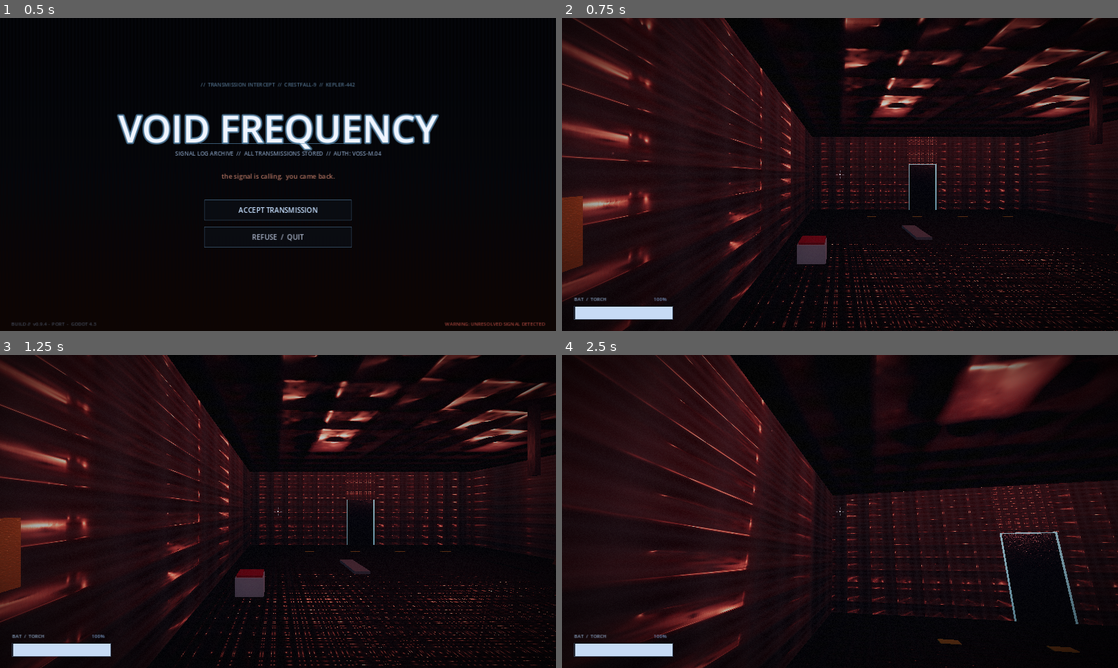
Above: before the commit, frames 1-4 (two rows, left to right).
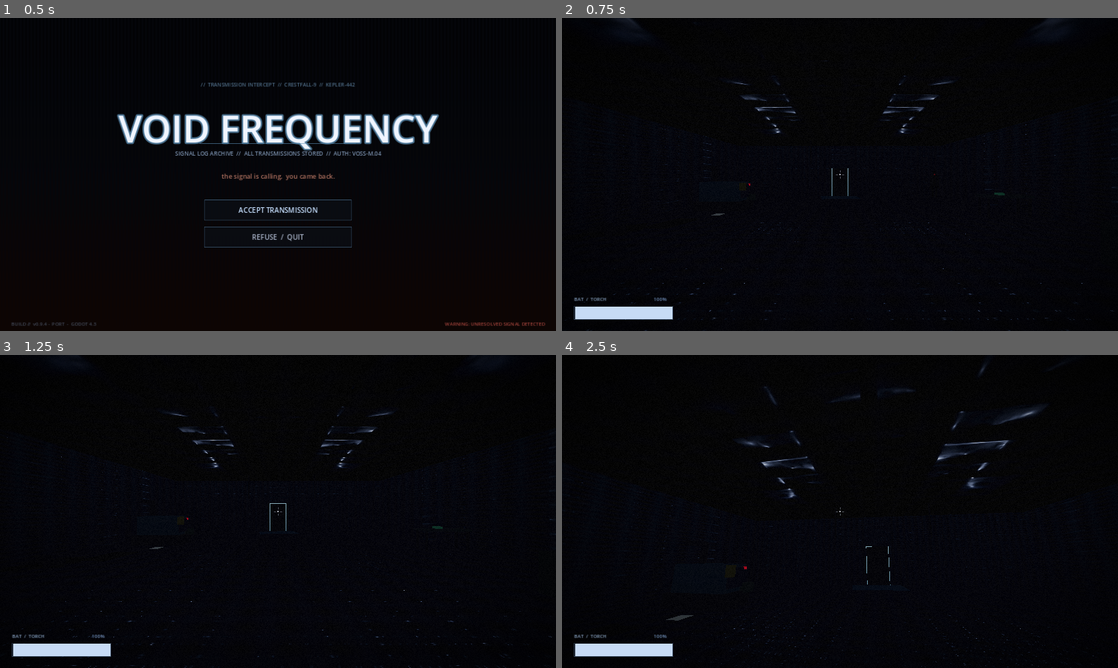
Above: after the commit, the same moments.

Repository: jakob265/horror
Game: Godot game, scene res://scenes/main.tscn
Same seed, same stepped clock (60 frames per second), same inputs: the game is played once before the commit and once after it.
Inputs (mouse positions are in pixels of both pictures, inside the frame that each line leads up to):
- Up to frame 1 (0.5 s): no input
- Up to frame 2 (0.75 s): click "ACCEPT TRANSMISSION" at 0.5 s
- Up to frame 3 (1.25 s): no input
- Up to frame 4 (2.5 s): tap Enter at 1.25 s; move the mouse to (867, 511) at 1.27 s; hold Ctrl (crouch) 1.28-2.03 s; hold W (move_forward) from 1.28 s (still down); tap Space at 1.52, 2.27 s; move the mouse to (812, 511) at 2.02 s; tap E (interact) at 2.1 s

Frame 1 is identical in both runs. In frame 2, 38% of the frame differs, in the area x 0-100%, y 0-100%; in frame 3, 37%; in frame 4, 43%.

Commit message:
Add VESPER Act 1: The Surface (vertical slice)
The dark, dead loading bay of Vesper Station. Find diesel, fuel and start the
aux generator (use_item puzzle) to release the inner door. Exercises the dark
rig, lamp + battery survival, world pickups, inventory, and a first
look-away-and-it's-gone glimpse. Adds the arrival dispatch + an ominous bay
scrawl, and repoints the act1 slot to the new scene. New Game now starts here;
the slice exits into the (still old) act2 for now.

https://claude.ai/code/session_01HfxPrm2HXwdjVL4tw9a6S6

Diff:
--- a/godot/autoload/notes_data.gd
+++ b/godot/autoload/notes_data.gd
@@ -6,9 +6,20 @@
 	"note_1", "note_2", "note_3", "note_4", "note_5", "note_6", "note_7",
 	"note_8", "note_9", "note_10", "note_11", "note_12", "note_13",
 	"note_14", "note_15", "note_16", "note_17", "note_18",
+	"v_arrival", "v_bay",
 ]
 
 const ALL := {
+	"v_arrival": {
+		"title": "RELIEF DISPATCH - Vesper Station",
+		"location": "Clipboard, loading bay",
+		"body": "CONTRACT 4471-K. You're the relief tech. You already know the shape of it: Vesper went quiet twenty-one days ago, mid-storm, and the company would rather pay you than write off the hardware.\n\nLast packet we logged was four seconds of carrier and one word, repeated, that the decoder won't print. Probably ice on the dish. Probably.\n\nJob's simple. Get the aux generator lit so the locks and the heat come back. Find the six of them - Kael, Renn, Pak, Bell, Frey, Sundqvist - and sit tight. The traverse comes for all of you when the weather breaks. Not before.\n\nYour lamp is the only light that works down here until you fix that. [F] switches it. [R] drops in a fresh cell when one dies - and they die fast, so don't burn light you don't need."
+	},
+	"v_bay": {
+		"title": "Scratched into the generator housing",
+		"location": "Loading bay",
+		"body": "WE CUT THE POWER OURSELVES. don't undo it. it follows the light - the bright rooms are where they went.\n\nif you lit the gen to read this then turn it off and go back up the ice while you still cast a shadow worth keeping.\n\n- too late for Bell"
+	},
 	"note_1": {
 		"title": "Personal Recorder - Dr. Mara Voss",
 		"location": "Cryo Bay floor",
--- a/godot/autoload/scene_router.gd
+++ b/godot/autoload/scene_router.gd
@@ -4,7 +4,7 @@
 signal scene_changed(act_name: String)
 
 const ACT_SCENES := {
-	"act1":         "res://scenes/acts/act1_cryo.tscn",
+	"act1":         "res://scenes/acts/act1_surface.tscn",
 	"act2":         "res://scenes/acts/act2_decon.tscn",
 	"act_med":      "res://scenes/acts/act_med.tscn",
 	"act3":         "res://scenes/acts/act3_corridor.tscn",
--- /dev/null
+++ b/godot/scenes/acts/act1_surface.tscn
@@ -0,0 +1,6 @@
+[gd_scene load_steps=2 format=3 uid="uid://b1act1_surface"]
+
+[ext_resource type="Script" path="res://scripts/acts/act1_surface.gd" id="1"]
+
+[node name="act1_surface" type="Node3D"]
+script = ExtResource("1")
--- /dev/null
+++ b/godot/scripts/acts/act1_surface.gd
@@ -0,0 +1,178 @@
+extends Node3D
+# VESPER - ACT 1: THE SURFACE
+# You arrive at the dark, dead loading bay of Vesper Station. The aux generator
+# is out of fuel. Find the diesel, fuel it, and hit the starter to release the
+# inner door. Teaches the lamp + battery (R to reload), pickups, inventory (I),
+# and the use_item puzzle pattern. No hunter yet - just a glimpse in the dark.
+
+var exit_door: Node3D = null
+var status_light: MeshInstance3D = null
+var fueled := false
+var started := false
+var powered := false
+
+
+func _ready() -> void:
+	ActUtil.light_rig_dark(self, 0.14, 0.019)
+	ActUtil.add_dust_motes(self, Vector3(0, 1.8, 0), Vector3(9, 2.2, 10), 70,
+		Color(0.80, 0.86, 0.98, 0.16))
+
+	# Loading bay: 18 x 20 x 4.5, single room.
+	var wall := Color(0.34, 0.36, 0.40)
+	Chamber.add_floor_ceiling(self, 18, 20, 4.5, Color(0.46, 0.49, 0.55), Color(0.16, 0.17, 0.20))
+	Chamber.add_wall(self, "x", -9, -10, 10, 4.5, wall)
+	Chamber.add_wall(self, "x", 9, -10, 10, 4.5, wall)
+	Chamber.add_wall(self, "z", 10, -9, 9, 4.5, wall)
+	Chamber.add_wall(self, "z", -10, -9, 9, 4.5, wall, 0.0)
+
+	# Inner door (north) - sealed until power is restored.
+	exit_door = Chamber.add_door(self, "z", -10 + 0.05, 0, "INNER DOOR",
+		Color(0.26, 0.30, 0.36), Callable(), "", true)
+
+	_build_generator()
+	_build_clutter()
+
+	# Pickups.
+	_make_pickup(Vector3(6.6, 0.32, 3.2), Vector3(0.34, 0.5, 0.26), Color(0.74, 0.16, 0.12),
+		"diesel_can", "Take the diesel can")
+	_make_pickup(Vector3(7.2, 1.0, -1.2), Vector3(0.2, 0.1, 0.34), Color(0.45, 0.78, 0.5),
+		"spare_battery", "Take the spare cell")
+
+	# Notes.
+	Interactable.make_note(self, Vector3(0.9, 0.04, 7.0), "v_arrival", "Read the dispatch")
+	Interactable.make_note(self, Vector3(-5.6, 0.04, -1.4), "v_bay", "Read the scrawl")
+
+	# The dead and their blood.
+	ActUtil.corpse(self, Vector3(-7.6, 0, 1.4), 64.0, true, Color(0.20, 0.22, 0.16))
+	ActUtil.blood_decal(self, Vector3(-6.4, 0.02, 0.2), Vector2(1.6, 1.1))
+	ActUtil.blood_wall(self, Vector3(-8.88, 1.4, 2.2), Vector2(1.3, 1.7), 90.0)
+	ActUtil.corpse(self, Vector3(7.0, 0, 6.6), -120.0, true, Color(0.16, 0.18, 0.22))
+
+	# Dread: something stands in the far dark and is gone when you look.
+	ActUtil.haunt(self, {
+		"intensity": 0.18, "flicker": true, "flicker_rate": 0.8,
+		"peekers": [{"pos": Vector3(7.6, 0, -8.4), "kind": HorrorShape.KIND_HARGROVE, "rot": 205.0}],
+	})
+
+	# Spawn near the south doors, facing into the bay.
+	if GameState.player:
+		GameState.player.global_position = Vector3(0, 0.5, 8.0)
+		GameState.player.rotation_degrees.y = 0.0
+
+
+func _process(_dt: float) -> void:
+	if powered and GameState.player and GameState.player.global_position.z < -9.5:
+		SceneRouter.transition_to("act2")
+
+
+# --- Build helpers --------------------------------------------------------
+
+func _build_generator() -> void:
+	var metal := Color(0.28, 0.30, 0.33)
+	var dark := Color(0.14, 0.15, 0.17)
+	Chamber.make_prop_box(self, Vector3(2.4, 0.5, 1.4), Vector3(-6.2, 0.25, -3.0), dark)
+	Chamber.make_prop_box(self, Vector3(2.1, 1.05, 1.1), Vector3(-6.2, 0.95, -3.0), metal)
+	Chamber.make_prop_box(self, Vector3(0.18, 1.4, 0.18), Vector3(-7.0, 1.6, -3.4), dark, false)
+	Chamber.make_prop_box(self, Vector3(0.18, 0.18, 0.9), Vector3(-7.0, 2.25, -3.0), dark, false)
+	Chamber.make_prop_box(self, Vector3(0.12, 0.7, 0.9), Vector3(-5.12, 1.0, -3.0), Color(0.20, 0.21, 0.24), false)
+	# Status light (red = dead).
+	status_light = _emissive_box(Vector3(0.12, 0.12, 0.05), Vector3(-5.05, 1.32, -3.35), Color(0.90, 0.12, 0.10), 1.2)
+	# Fuel port (needs the diesel can).
+	var port := Chamber.make_prop_box(self, Vector3(0.34, 0.34, 0.40), Vector3(-5.0, 0.6, -3.5), Color(0.32, 0.30, 0.22))
+	Interactable.attach(port, "Pour in the diesel", "use_item", {
+		"required_item": "diesel_can", "consume": true,
+		"on_use": Callable(self, "_fuel_generator"),
+		"locked_text": "The tank's bone dry. It runs on diesel - find a can.",
+	})
+	# Starter.
+	var starter := Chamber.make_prop_box(self, Vector3(0.26, 0.40, 0.18), Vector3(-5.0, 1.25, -2.5), Color(0.50, 0.42, 0.12))
+	Interactable.attach(starter, "Hit the starter", "trigger_event", {"callback": Callable(self, "_start_generator")})
+
+
+func _build_clutter() -> void:
+	var crate := Color(0.30, 0.26, 0.18)
+	Chamber.make_prop_box(self, Vector3(1.1, 1.0, 1.1), Vector3(7.4, 0.5, 4.0), crate)
+	Chamber.make_prop_box(self, Vector3(1.0, 0.9, 1.0), Vector3(6.0, 0.45, 4.2), crate)
+	Chamber.make_prop_box(self, Vector3(1.1, 0.6, 1.1), Vector3(7.4, 1.3, 4.0), crate)
+	# Workbench (east) - the spare cell sits on it.
+	Chamber.make_prop_box(self, Vector3(2.0, 0.10, 0.8), Vector3(7.4, 0.9, -1.2), Color(0.30, 0.27, 0.22))
+	for lx in [6.5, 8.3]:
+		for lz in [-1.5, -0.9]:
+			Chamber.make_prop_box(self, Vector3(0.08, 0.9, 0.08), Vector3(lx, 0.45, lz), Color(0.20, 0.18, 0.15), false)
+	# Shelving (south wall).
+	Chamber.make_prop_box(self, Vector3(3.0, 0.08, 0.5), Vector3(-5.0, 1.4, 9.5), Color(0.26, 0.24, 0.20), false)
+	Chamber.make_prop_box(self, Vector3(3.0, 0.08, 0.5), Vector3(-5.0, 0.8, 9.5), Color(0.26, 0.24, 0.20), false)
+	# Hanging chains.
+	for cx in [-2.0, 2.5]:
+		Chamber.make_prop_box(self, Vector3(0.06, 1.6, 0.06), Vector3(cx, 3.4, -6.0), Color(0.14, 0.14, 0.16), false)
+	# Snow blown in under the south doors + frost glaze by the inner door.
+	Chamber.make_prop_box(self, Vector3(3.0, 0.2, 1.2), Vector3(3.0, 0.1, 9.2), Color(0.80, 0.84, 0.90), false)
+	ActUtil.blood_decal(self, Vector3(0, 0.02, -8.5), Vector2(3.0, 2.0), "up", Color(0.70, 0.78, 0.90, 0.25))
+
+
+func _make_pickup(pos: Vector3, size: Vector3, color: Color, item_id: String, prompt: String) -> void:
+	var body := Chamber.make_prop_box(self, size, pos, color, true, "pickup")
+	Interactable.attach(body, prompt, "collect_item", {"item_id": item_id})
+
+
+func _emissive_box(size: Vector3, pos: Vector3, color: Color, energy: float) -> MeshInstance3D:
+	var m := MeshInstance3D.new()
+	var b := BoxMesh.new()
+	b.size = size
+	m.mesh = b
+	m.position = pos
+	var mat := StandardMaterial3D.new()
+	mat.shading_mode = BaseMaterial3D.SHADING_MODE_PER_PIXEL
+	mat.albedo_color = color
+	mat.emission_enabled = true
+	mat.emission = color
+	mat.emission_energy_multiplier = energy
+	m.material_override = mat
+	add_child(m)
+	return m
+
+
+# --- Generator puzzle -----------------------------------------------------
+
+func _fuel_generator() -> void:
+	fueled = true
+	AudioManager.scrape()
+	InteractionManager.show_examine("Diesel glugs into the tank. Now the starter.", 3.5)
+
+
+func _start_generator() -> void:
+	if started:
+		return
+	if not fueled:
+		InteractionManager.show_examine("It just coughs and dies. The tank's empty - find diesel.", 3.5)
+		return
+	_power_on()
+
+
+func _power_on() -> void:
+	started = true
+	powered = true
+	AudioManager.door()
+	if status_light:
+		var m := status_light.material_override as StandardMaterial3D
+		if m:
+			m.albedo_color = Color(0.20, 0.90, 0.30)
+			m.emission = Color(0.20, 0.90, 0.30)
+	# A work light kicks on over the generator.
+	var lamp := OmniLight3D.new()
+	lamp.light_color = Color(0.85, 0.90, 1.0)
+	lamp.light_energy = 3.0
+	lamp.omni_range = 10.0
+	lamp.position = Vector3(-4.0, 3.2, -2.0)
+	add_child(lamp)
+	# Release the inner door.
+	if exit_door:
+		var t := exit_door.create_tween()
+		t.tween_property(exit_door, "position:y", Chamber.DOOR_H + Chamber.DOOR_H / 2, 0.6)
+		t.tween_callback(func() -> void:
+			exit_door.visible = false
+			for c in exit_door.get_children():
+				if c is CollisionShape3D:
+					c.disabled = true
+		)
+	InteractionManager.show_examine("The generator catches. Somewhere a lock thunks back. The inner door is open.", 4.5)
